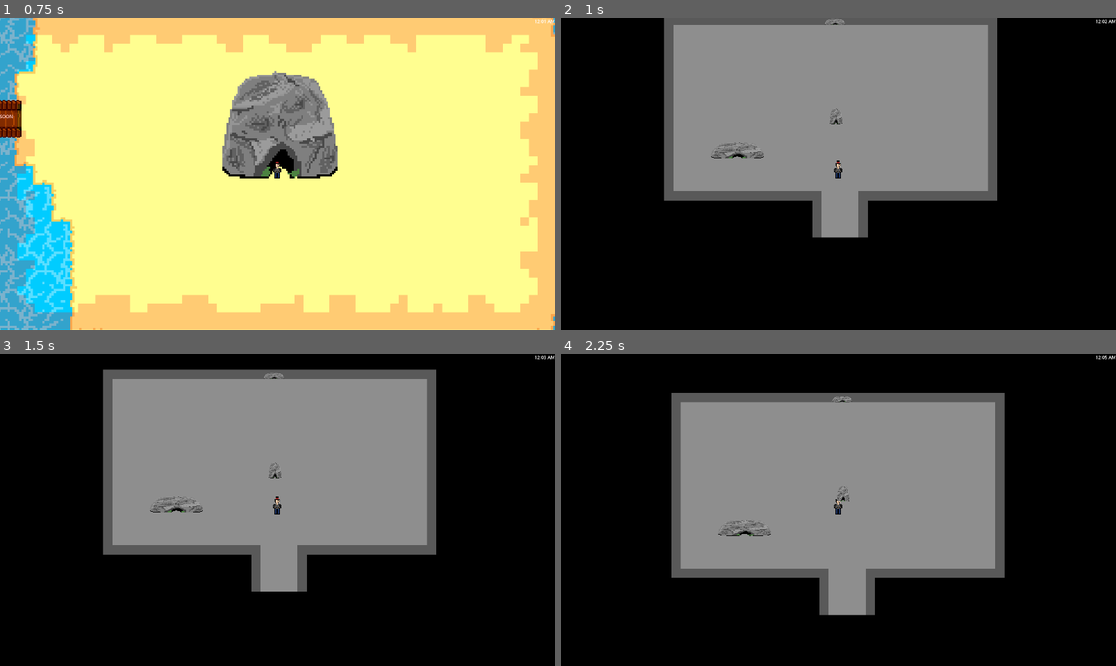
Above: before the commit, frames 1-4 (two rows, left to right).
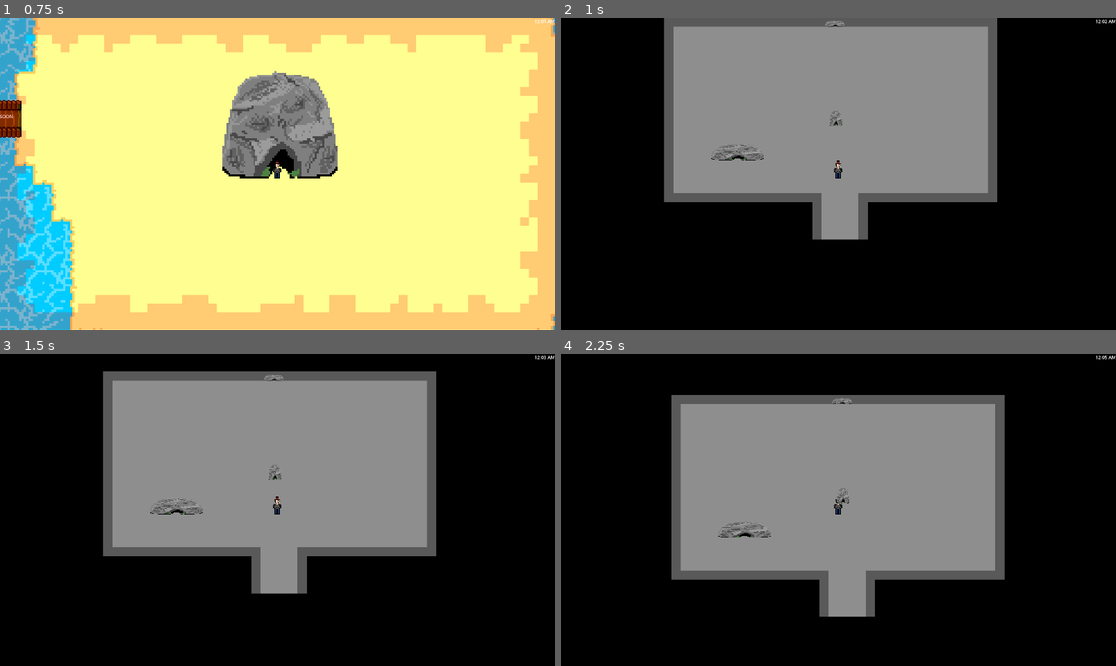
Above: after the commit, the same moments.

Repository: SIN-Studios/Greed
Game: Godot game, scene res://Levels/main_level.tscn
The game is run twice, just before and just after one commit, with the same random seed, the same clock (stepped at 60 frames per second) and the same inputs.
Inputs (mouse positions are in pixels of both pictures, inside the frame that each line leads up to):
- Up to frame 1 (0.75 s): tap Enter at 0.5 s; move the mouse to (249, 236) at 0.52 s; hold W (move_forward) from 0.53 s (still down); tap Up (damage) at 0.6 s
- Up to frame 2 (1 s): keep holding W (move_forward)
- Up to frame 3 (1.5 s): keep holding W (move_forward); move the mouse to (444, 556) at 1.27 s; tap E (interact) at 1.35 s
- Up to frame 4 (2.25 s): move the mouse to (672, 463) at 2.02 s; release W (move_forward) at 2.03 s; hold A (move_left) from 2.03 s (still down); click (672, 463) at 2.1 s

Frame 1 is identical in both runs. In frame 2, 1.3% of the frame differs, in the area x 18-79%, y 0-72%; in frame 3, 1.6%; in frame 4, 1.8%, in the area x 19-80%, y 12-85%.

Commit message:
tidied up files

Diff:
--- a/Project/isaac designs/isaac assets/homebase.tscn
+++ b/Project/Levels/homebase.tscn
@@ -1,9 +1,9 @@
 [gd_scene format=4 uid="uid://1wj3dy7c4o24"]
 
-[ext_resource type="Texture2D" uid="uid://24b8noh23qp8" path="res://isaac designs/Tilemaps/basetilemap.png" id="1_vdfm2"]
+[ext_resource type="Texture2D" uid="uid://24b8noh23qp8" path="res://isaac designs/isaac assets/Tilemaps/basetilemap.png" id="1_vdfm2"]
 [ext_resource type="PackedScene" uid="uid://xu8pjhossg40" path="res://Player/player.tscn" id="2_4vjcd"]
-[ext_resource type="Script" uid="uid://bwyk57efqfsts" path="res://isaac designs/isaac assets/area_2d.gd" id="3_4vjcd"]
-[ext_resource type="Texture2D" uid="uid://m82dcv3k827o" path="res://isaac designs/isaac assets/base.png" id="4_4ule4"]
+[ext_resource type="Script" uid="uid://bwyk57efqfsts" path="res://isaac designs/isaac assets/scripts/area_2d.gd" id="3_4vjcd"]
+[ext_resource type="Texture2D" uid="uid://m82dcv3k827o" path="res://isaac designs/isaac assets/art/base.png" id="4_4ule4"]
 
 [sub_resource type="RectangleShape2D" id="RectangleShape2D_4vjcd"]
 size = Vector2(1451, 708)
--- a/Project/Levels/main_level.tscn
+++ b/Project/Levels/main_level.tscn
@@ -1,10 +1,10 @@
 [gd_scene format=4 uid="uid://cbm8wkrbhppjn"]
 
-[ext_resource type="Texture2D" uid="uid://dnb8bxipkhmq2" path="res://isaac designs/isaac assets/bridge1.png" id="1_k6a8t"]
+[ext_resource type="Texture2D" uid="uid://dnb8bxipkhmq2" path="res://isaac designs/isaac assets/art/bridge1.png" id="1_k6a8t"]
 [ext_resource type="PackedScene" uid="uid://xu8pjhossg40" path="res://Player/player.tscn" id="1_s08vq"]
-[ext_resource type="Texture2D" uid="uid://sb16alad3duj" path="res://isaac designs/Tilemaps/water-basic-tilemap2 (1).png" id="1_tgb3g"]
-[ext_resource type="PackedScene" uid="uid://w581ic2xt0wj" path="res://isaac designs/isaac assets/base.tscn" id="2_13urm"]
-[ext_resource type="Texture2D" uid="uid://bb2juch33q6dx" path="res://isaac designs/Tilemaps/forest.png" id="2_k6a8t"]
+[ext_resource type="Texture2D" uid="uid://sb16alad3duj" path="res://isaac designs/isaac assets/Tilemaps/water-basic-tilemap2 (1).png" id="1_tgb3g"]
+[ext_resource type="PackedScene" uid="uid://w581ic2xt0wj" path="res://isaac designs/isaac assets/scenes/base.tscn" id="2_13urm"]
+[ext_resource type="Texture2D" uid="uid://bb2juch33q6dx" path="res://isaac designs/isaac assets/Tilemaps/forest.png" id="2_k6a8t"]
 
 [sub_resource type="TileSetAtlasSource" id="TileSetAtlasSource_k6a8t"]
 texture = ExtResource("2_k6a8t")
--- a/Project/isaac designs/isaac assets/base.tscn
+++ /dev/null
@@ -1,19 +0,0 @@
-[gd_scene format=3 uid="uid://w581ic2xt0wj"]
-
-[ext_resource type="Texture2D" uid="uid://m82dcv3k827o" path="res://isaac designs/isaac assets/base.png" id="1_shtgq"]
-[ext_resource type="PackedScene" uid="uid://bp3d1vlfnm4kt" path="res://isaac designs/isaac assets/transitioner.tscn" id="2_xajau"]
-
-[node name="StaticBody2D" type="StaticBody2D" unique_id=637776246]
-
-[node name="CollisionPolygon2D" type="CollisionPolygon2D" parent="." unique_id=1360042976]
-polygon = PackedVector2Array(314, 440, 363, 358, 386, 356, 442, 434, 538, 434, 569, 394, 542, 207, 489, 106, 390, 88, 348, 87, 277, 98, 224, 131, 204, 181, 196, 216, 173, 340, 168, 412, 204, 440)
-
-[node name="Sprite2D" type="Sprite2D" parent="." unique_id=2103581351]
-position = Vector2(369, 241)
-scale = Vector2(6.6406255, 6.6406255)
-texture = ExtResource("1_shtgq")
-
-[node name="Area2D" parent="." unique_id=1870910793 instance=ExtResource("2_xajau")]
-position = Vector2(1, -25)
-collision_layer = 7
-collision_mask = 7
--- /dev/null
+++ b/Project/isaac designs/isaac assets/scenes/base.tscn
@@ -0,0 +1,28 @@
+[gd_scene format=3 uid="uid://w581ic2xt0wj"]
+
+[ext_resource type="Texture2D" uid="uid://m82dcv3k827o" path="res://isaac designs/isaac assets/art/base.png" id="1_shtgq"]
+[ext_resource type="Script" uid="uid://bueoji2nn66gx" path="res://isaac designs/isaac assets/scripts/base.gd" id="2_xajau"]
+
+[sub_resource type="RectangleShape2D" id="RectangleShape2D_mptvn"]
+size = Vector2(129, 150)
+
+[node name="StaticBody2D" type="StaticBody2D" unique_id=637776246]
+
+[node name="CollisionPolygon2D" type="CollisionPolygon2D" parent="." unique_id=1360042976]
+polygon = PackedVector2Array(314, 440, 363, 358, 386, 356, 442, 434, 538, 434, 569, 394, 542, 207, 489, 106, 390, 88, 348, 87, 277, 98, 224, 131, 204, 181, 196, 216, 173, 340, 168, 412, 204, 440)
+
+[node name="Sprite2D" type="Sprite2D" parent="." unique_id=2103581351]
+position = Vector2(369, 241)
+scale = Vector2(6.6406255, 6.6406255)
+texture = ExtResource("1_shtgq")
+
+[node name="Area2D" type="Area2D" parent="." unique_id=327500598]
+collision_layer = 7
+collision_mask = 7
+script = ExtResource("2_xajau")
+
+[node name="CollisionShape2D" type="CollisionShape2D" parent="Area2D" unique_id=308004475]
+position = Vector2(372, 349)
+shape = SubResource("RectangleShape2D_mptvn")
+
+[connection signal="body_entered" from="Area2D" to="Area2D" method="_on_body_entered"]
--- a/Project/isaac designs/isaac assets/transition.gd
+++ b/Project/isaac designs/isaac assets/scripts/base.gd
@@ -1,7 +1,5 @@
 extends Area2D
-
-
 func _on_body_entered(body: Node2D) -> void:
 	# Check if the colliding body is the player
 	if body.name == "player": # Or use a class_name like: if body is Player:
-		get_tree().change_scene_to_file.call_deferred("res://isaac designs/isaac assets/homebase.tscn")
+		get_tree().change_scene_to_file.call_deferred("res://Levels/homebase.tscn")
--- /dev/null
+++ b/Project/isaac designs/isaac assets/scripts/transition.gd
@@ -0,0 +1,7 @@
+extends Area2D
+
+
+func _on_body_entered(body: Node2D) -> void:
+	# Check if the colliding body is the player
+	if body.name == "player": # Or use a class_name like: if body is Player:
+		get_tree().change_scene_to_file.call_deferred("res://Levels/homebase.tscn")
--- a/Project/isaac designs/isaac assets/transitioner.tscn
+++ /dev/null
@@ -1,15 +0,0 @@
-[gd_scene format=3 uid="uid://bp3d1vlfnm4kt"]
-
-[ext_resource type="Script" uid="uid://b84d0st0f6o6b" path="res://isaac designs/isaac assets/transition.gd" id="1_61j13"]
-
-[sub_resource type="RectangleShape2D" id="RectangleShape2D_pd6bo"]
-size = Vector2(235, 220)
-
-[node name="Area2D" type="Area2D" unique_id=1870910793]
-script = ExtResource("1_61j13")
-
-[node name="CollisionShape2D" type="CollisionShape2D" parent="." unique_id=1195302211]
-position = Vector2(376, 331)
-shape = SubResource("RectangleShape2D_pd6bo")
-
-[connection signal="body_entered" from="." to="." method="_on_body_entered"]
Renamed: Project/isaac designs/Tilemaps/basetilemap.png -> Project/isaac designs/isaac assets/Tilemaps/basetilemap.png
Not shown, changed: Project/isaac designs/isaac assets/Tilemaps/basetilemap.png.import
Renamed: Project/isaac designs/Tilemaps/basic-tilemap.png -> Project/isaac designs/isaac assets/Tilemaps/basic-tilemap.png
Not shown, changed: Project/isaac designs/isaac assets/Tilemaps/basic-tilemap.png.import
Renamed: Project/isaac designs/Tilemaps/basictilemapreal.png -> Project/isaac designs/isaac assets/Tilemaps/basictilemapreal.png
Not shown, changed: Project/isaac designs/isaac assets/Tilemaps/basictilemapreal.png.import
Renamed: Project/isaac designs/Tilemaps/bettertilemap.png -> Project/isaac designs/isaac assets/Tilemaps/bettertilemap.png
Not shown, changed: Project/isaac designs/isaac assets/Tilemaps/bettertilemap.png.import
Renamed: Project/isaac designs/Tilemaps/forest.png -> Project/isaac designs/isaac assets/Tilemaps/forest.png
Not shown, changed: Project/isaac designs/isaac assets/Tilemaps/forest.png.import
Renamed: Project/isaac designs/merge1.png -> Project/isaac designs/isaac assets/Tilemaps/merge1.png
Not shown, changed: Project/isaac designs/isaac assets/Tilemaps/merge1.png.import
(and 16 more such lines)
